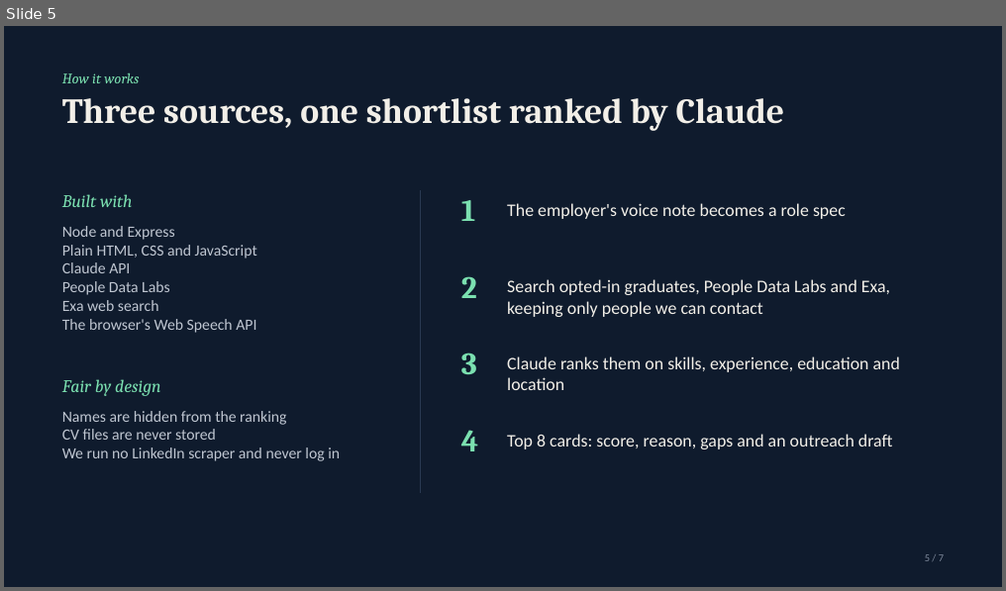
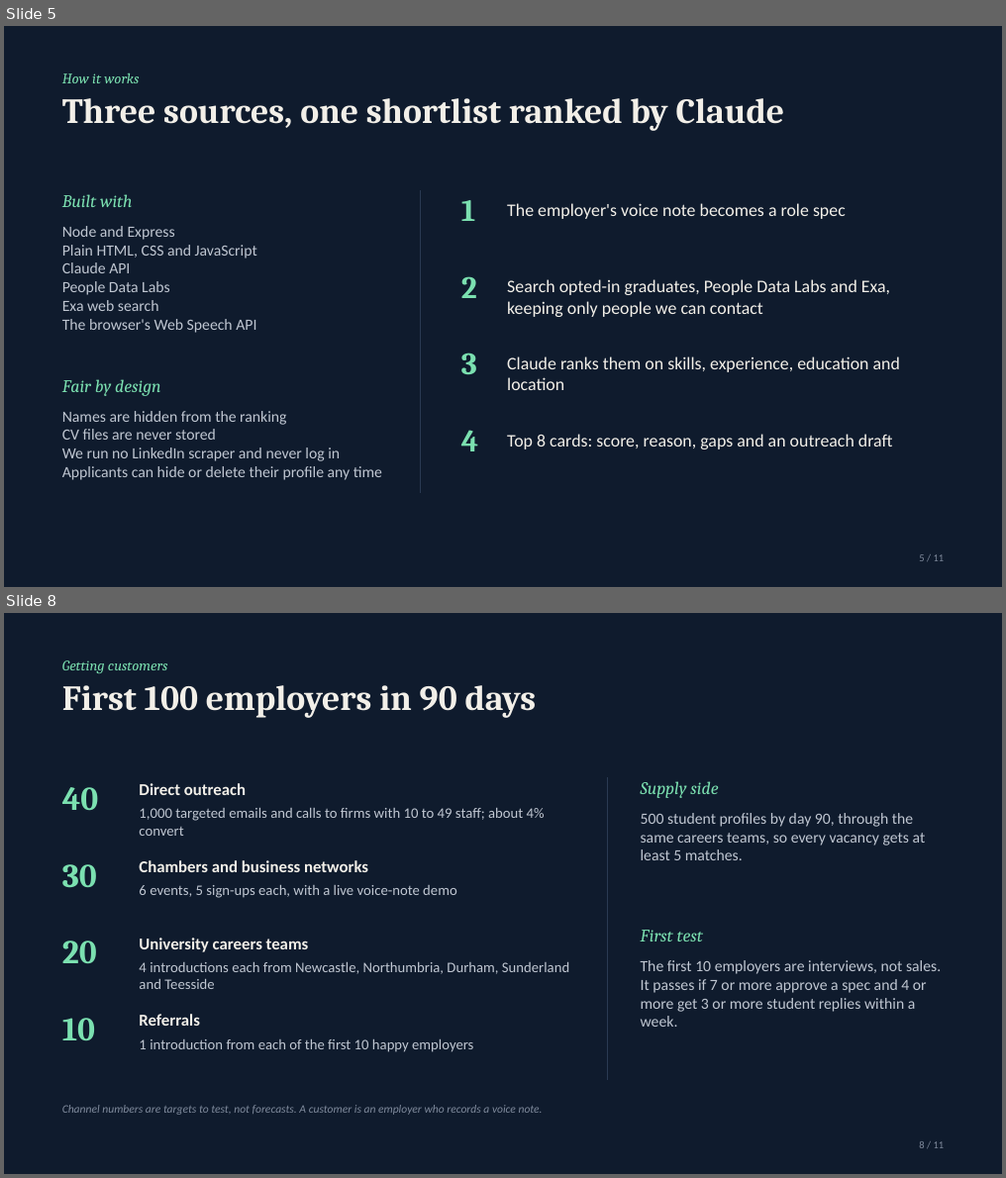
Before and after one commit to OP793/Table7, a slide deck: presentation/Table7-pitch-deck.pptx. Shown one above the other, each under a label of ours: slide 5 before the commit, slides 5 and 8 after it; the slides between them are not shown. The pictures are 1006x591 and 1006x1178 pixels, drawn with LibreOffice and Linux fonts; fonts in the diff are those of the drawing. Boxes give left, top, right and bottom in pixels: in the first picture for what was removed or moved away, otherwise in the second. Text is boxed around its words. In the diff, an @@ line names an element or a change of style, - is before the commit and + after.

```diff
--- a/presentation/Table7-pitch-deck.pptx
+++ b/presentation/Table7-pitch-deck.pptx
@@ slide 8 added at [4, 613, 1002, 1174], background #0F1B2D @@
@@ text added at [62, 661, 168, 673], 14 pt, text #7BE0B0, italic @@
+Getting customers
@@ title added at [62, 685, 537, 718], 34 pt, text #F2EFE8, bold @@
+First 100 employers in 90 days
@@ text added at [62, 787, 98, 810], 32 pt, text #7BE0B0, bold @@
+40
@@ text added at [139, 783, 246, 795], 16 pt, text #F2EFE8, bold @@
+Direct outreach
@@ line added from (607, 777) to (607, 1081), #2A3A52 0.75 pt @@
@@ text added at [641, 781, 718, 798], 17 pt, text #7BE0B0, italic @@
+Supply side
@@ text added at [139, 808, 545, 836], 14 pt, text #BFC6D1 @@
+1,000 targeted emails and calls to firms with 10 to 49 staff; about 4% convert
@@ text added at [641, 813, 926, 861], 15 pt, text #BFC6D1 @@
+500 student profiles by day 90, through the same careers teams, so every vacancy gets at least 5 matches.
@@ text added at [62, 864, 97, 888], 32 pt, text #7BE0B0, bold @@
+30
@@ text added at [139, 861, 368, 872], 16 pt, text #F2EFE8, bold @@
+Chambers and business networks
@@ text added at [139, 885, 457, 898], 14 pt, text #BFC6D1 @@
+6 events, 5 sign-ups each, with a live voice-note demo
@@ text added at [139, 938, 309, 953], 16 pt, text #F2EFE8, bold @@
+University careers teams
@@ text added at [641, 930, 703, 942], 17 pt, text #7BE0B0, italic @@
+First test
@@ text added at [62, 941, 97, 963], 32 pt, text #7BE0B0, bold @@
+20
@@ text added at [139, 962, 569, 989], 14 pt, text #BFC6D1 @@
+4 introductions each from Newcastle, Northumbria, Durham, Sunderland and Teesside
@@ text added at [641, 960, 941, 1027], 15 pt, text #BFC6D1 @@
+The first 10 employers are interviews, not sales. It passes if 7 or more approve a spec and 4 or more get 3 or more student replies within a week.
@@ text added at [62, 1018, 95, 1041], 32 pt, text #7BE0B0, bold @@
+10
@@ text added at [139, 1014, 199, 1026], 16 pt, text #F2EFE8, bold @@
+Referrals
@@ text added at [139, 1040, 473, 1053], 14 pt, text #BFC6D1 @@
+1 introduction from each of the first 10 happy employers
@@ text added at [62, 1105, 543, 1115], 11 pt, text #7F8A9C, italic @@
+Channel numbers are targets to test, not forecasts. A customer is an employer who records a voice note.
@@ text added at [919, 1142, 944, 1149], 10 pt, text #7F8A9C @@
+8 / 11
@@ slide 5 changed as well @@
@@ text at [62, 467, 382, 480]: paragraph added @@
+Applicants can hide or delete their profile any time
@@ text at [919, 555, 944, 562]: text changed @@
-5 / 7
+5 / 11
```
Also in this commit, not shown: 6 other slides changed, 3 other slides added.
